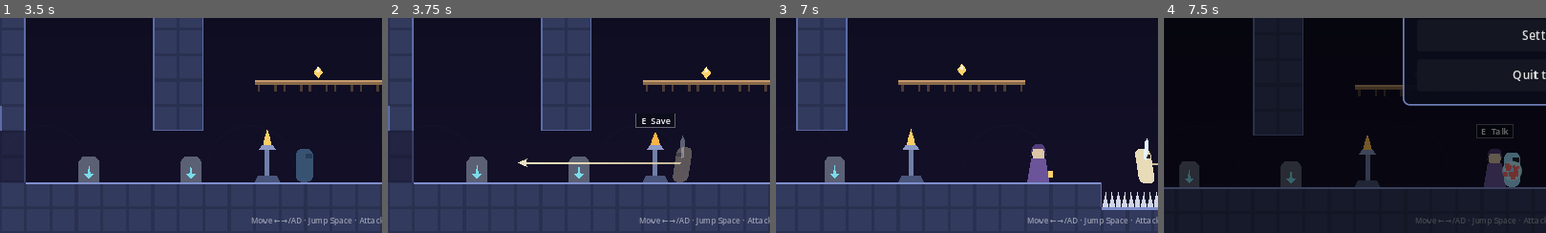
Above: before the commit, frames 1-4 (left to right).
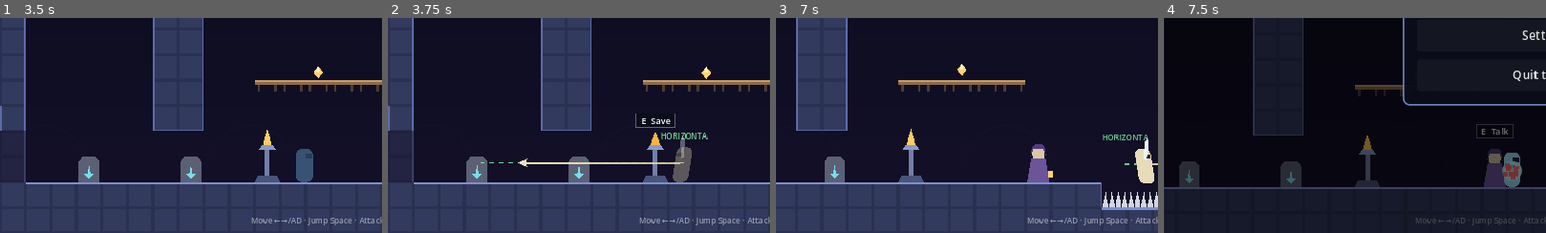
Above: after the commit, the same moments.

Repository: eifel08/2DGame
Game: Godot game, scene res://scenes/title.tscn
Same seed, same stepped clock (60 frames per second), same inputs: the game is played once before the commit and once after it.
Inputs (mouse positions are % of the whole screen's width and height, from its top left):
- Up to frame 1 (3.5 s): click "Play" at 0.5 s; click "New Game" at 1.25 s; tap Enter (ui_accept) at 2 s; move the mouse to (72, 45) at 2.02 s; hold Right (move_right) 2.03-2.75 s; tap J (attack) at 2.1 s; click (72, 45) at 2.17 s; tap Space (jump) at 2.27, 2.57 s; tap K (dash) at 2.3 s; drag from (30, 55) to (45, 70) at 2.77 s
- Up to frame 2 (3.75 s): move the mouse to (60, 28) at 3.52 s; hold Left (move_left) from 3.53 s (still down); tap H (grapple) at 3.6 s
- Up to frame 3 (7 s): tap L (heal) at 3.8 s; release Left (move_left) at 4.25 s; drag from (45, 70) to (20, 35) at 4.27 s; move the mouse to (80, 65) at 5.02 s; hold Right (move_right) 5.03-5.75 s; tap Space (jump) at 5.1, 5.27, 5.57 s; tap J (attack) at 5.3 s; tap F2 (debug_navigate) at 5.65 s; drag from (20, 35) to (35, 25) at 5.77 s; move the mouse to (55, 50) at 6.52 s; hold Right (move_right) from 6.53 s (still down); tap K (dash) at 6.6 s; click (55, 50) at 6.67 s; tap H (grapple) at 6.8 s
- Up to frame 4 (7.5 s): tap Escape (pause) at 7.15 s; release Right (move_right) at 7.25 s; drag from (35, 25) to (30, 55) at 7.27 s
The pictures show only the part of the screen within x 0-50%, y 50-100%; the shares and areas given below are measured in that part.

Frame 1 is identical in both runs. In frame 2, 0.3% of the frame differs, in the area x 24-84%, y 53-68%; in frame 3, 0.2%; in frame 4, nothing differs.

Commit message:
Grapple aim: turn on the throw frame, read Left/Right, aim debugging
- fire(): Left / Right held on the throw frame set `facing` at once,
  before the trajectory. Fixes the wall-slide case: sliding faces away
  from the wall, so holding toward it used to throw the wrong way.
- aim_vector(aim, facing, axis_x): the frame's horizontal input wins over
  facing. resolve_aim(axis_y, airborne) keeps the three cases; airborne
  is `not is_on_floor()`.
- Debugging: Config.debug.log_grapple_aim (debug overlay "Grapple Aim
  Log", on in debug builds) prints resolve_aim / aim_vector results on
  every throw and draws the resolved aim ray with its case and angle.
- Smoke test: input-override checks and a live wall-slide throw checked
  at the moment of firing (423 checks, all passing).

Co-Authored-By: Claude Opus 5.5 <noreply@anthropic.com>
Claude-Session: https://claude.ai/code/session_01WxHMLaEy2vpyxXa89tnHGC

Diff:
--- a/autoload/config.gd
+++ b/autoload/config.gd
@@ -127,6 +127,9 @@
 	var paused := false
 	var time_scale := 1.0
 	var overlay_open := false ## Set by the debug overlay while it is visible.
+	## Grapple aim debugging: prints resolve_aim / aim_vector on every throw
+	## and draws the resolved aim ray. On in debug builds (editor, tests).
+	var log_grapple_aim := OS.is_debug_build()
 
 
 var upgrades: Upgrades
--- a/combat/grapple_hook.gd
+++ b/combat/grapple_hook.gd
@@ -2,9 +2,12 @@
 extends Node2D
 ## Grappling hook. Owned and stepped by CombatManager (after the player moves).
 ##
-## Aiming (resolve_aim / aim_vector), read when the hook fires. Exactly
-## three cases; the direction always follows `facing` (Left / Right only
-## matter through normal movement, which turns the player):
+## Aiming (resolve_aim / aim_vector), read on the frame the hook fires.
+## Left / Right held on that frame turn the player AT ONCE (before the
+## trajectory is computed), so the hook always goes the held way, even when
+## normal movement would not have turned them yet (e.g. a wall slide, which
+## faces away from the wall). "Airborne" is `not is_on_floor()`. Exactly
+## three cases:
 ##
 ##   | Key                  | State              | Angle            | Action |
 ##   | UP                   | grounded / airborne| 90, straight up  | pull   |
@@ -77,6 +80,9 @@
 var cooldown := 0.0
 var buffer := 0.0
 var _anim_name := ""
+## Debug: the last throw's aim ray, drawn for DEBUG_AIM_TIME (see _draw).
+var _debug_aim := {}
+const DEBUG_AIM_TIME := 0.8
 
 
 func setup(p_combat: CombatManager) -> void:
@@ -119,22 +125,34 @@
 # ---------- Aiming ----------
 
 ## The three cases. `axis_y`: -1 Up held, 1 Down held, 0 neither.
-static func resolve_aim(axis_y: int, airborne: bool) -> Aim:
+## `verbose`: print the result (Config.debug.log_grapple_aim; fire() passes it).
+static func resolve_aim(axis_y: int, airborne: bool, verbose := false) -> Aim:
+	var aim := Aim.HORIZONTAL # 3. Everything else: straight ahead, pull.
 	if axis_y < 0:
-		return Aim.UP # 1. Up, grounded or airborne: straight up, pull.
-	if axis_y > 0 and airborne:
-		return Aim.SWING # 2. Down, airborne only: 45 degrees up, swing.
-	return Aim.HORIZONTAL # 3. Everything else: straight ahead, pull.
-
-
-static func aim_vector(aim: Aim, facing: int) -> Vector2:
+		aim = Aim.UP # 1. Up, grounded or airborne: straight up, pull.
+	elif axis_y > 0 and airborne:
+		aim = Aim.SWING # 2. Down, airborne only: 45 degrees up, swing.
+	if verbose:
+		print("[grapple] resolve_aim: axis_y=%d airborne=%s -> %s" % [axis_y, airborne, Aim.keys()[aim]])
+	return aim
+
+
+## The horizontal side is this frame's Left / Right input when one is held,
+## otherwise `facing`.
+static func aim_vector(aim: Aim, facing: int, axis_x := 0, verbose := false) -> Vector2:
+	var side := float(axis_x) if axis_x != 0 else float(facing)
+	var v: Vector2
 	match aim:
 		Aim.UP:
-			return Vector2.UP # 90 degrees.
+			v = Vector2.UP # 90 degrees.
 		Aim.SWING:
-			return Vector2(facing, -1.0).normalized() # 45 degrees up, facing side.
+			v = Vector2(side, -1.0).normalized() # 45 degrees up, toward the side.
 		_:
-			return Vector2(facing, 0.0) # 0 degrees, facing side.
+			v = Vector2(side, 0.0) # 0 degrees, toward the side.
+	if verbose:
+		print("[grapple] aim_vector: %s facing=%d axis_x=%d -> dir=(%.2f, %.2f) angle=%d deg (up = 90)"
+			% [Aim.keys()[aim], facing, axis_x, v.x, v.y, roundi(rad_to_deg(atan2(-v.y, absf(v.x))))])
+	return v
 
 
 # ---------- Per-step update ----------
@@ -164,12 +182,36 @@
 	_update_visual()
 	if _anim_name != "" and anim.has_animation(_anim_name):
 		anim.advance(delta) # Manual mode: hitstop freezes the hook too.
+	if not _debug_aim.is_empty():
+		_debug_aim.time -= delta
+		if _debug_aim.time <= 0.0:
+			_debug_aim = {}
+		queue_redraw()
+
+
+## Debug trail: the resolved aim of the last throw, as a ray over the full
+## range with its case and angle (Config.debug.log_grapple_aim).
+func _draw() -> void:
+	if _debug_aim.is_empty() or not Config.debug.log_grapple_aim:
+		return
+	var a := clampf(_debug_aim.time / DEBUG_AIM_TIME, 0.0, 1.0)
+	var from := to_local(_debug_aim.from)
+	var d: Vector2 = _debug_aim.dir
+	var col := {Aim.UP: Color("#7cf3ff"), Aim.SWING: Color("#ffb347"), Aim.HORIZONTAL: Color("#8dffb0")}[_debug_aim.aim] as Color
+	draw_dashed_line(from, from + d * Config.grapple.max_range, Color(col, a), 2.0, 6.0)
+	var label := "%s %d°" % [Aim.keys()[_debug_aim.aim], roundi(rad_to_deg(atan2(-d.y, absf(d.x))))]
+	draw_string(ThemeDB.fallback_font, from + Vector2(-30, -30), label, HORIZONTAL_ALIGNMENT_CENTER, 60, 10, Color(col, a))
 
 
 func fire(p: Player) -> void:
-	var aim := resolve_aim(p.input.axis_y(), not p.grounded)
-	dir = aim_vector(aim, p.facing)
+	var verbose: bool = Config.debug.log_grapple_aim
+	var ix := p.input.axis_x()
+	if ix != 0:
+		p.facing = ix # Turn on this very frame, before the trajectory.
+	var aim := resolve_aim(p.input.axis_y(), not p.is_on_floor(), verbose)
+	dir = aim_vector(aim, p.facing, ix, verbose)
 	swing_mode = aim == Aim.SWING
+	_debug_aim = {"from": rope_origin(p), "dir": dir, "aim": aim, "time": DEBUG_AIM_TIME}
 	tip = rope_origin(p)
 	travelled = 0.0
 	target_enemy = null
--- a/tests/smoke_test.gd
+++ b/tests/smoke_test.gd
@@ -2186,6 +2186,10 @@
 	_check("grapple case 3: no direction (or Left / Right) fires straight ahead, toward facing, grounded or airborne",
 		aim.call(0, 1) == Vector2.RIGHT and aim.call(0, -1) == Vector2.LEFT and aim.call(0, 1, false) == Vector2.RIGHT
 		and mode.call(0, true) == GrappleHook.Aim.HORIZONTAL and mode.call(0, false) == GrappleHook.Aim.HORIZONTAL)
+	_check("grapple: Left / Right held on the throw frame win over facing (straight that way)",
+		GrappleHook.aim_vector(GrappleHook.Aim.HORIZONTAL, 1, -1) == Vector2.LEFT and GrappleHook.aim_vector(GrappleHook.Aim.HORIZONTAL, -1, 1) == Vector2.RIGHT
+		and GrappleHook.aim_vector(GrappleHook.Aim.SWING, 1, -1).is_equal_approx(Vector2(-diag.x, diag.y))
+		and GrappleHook.aim_vector(GrappleHook.Aim.UP, 1, -1) == Vector2.UP)
 	_check("grapple case 1: Up fires straight up (pull), grounded or airborne",
 		aim.call(-1, 1) == Vector2.UP and aim.call(-1, -1, false) == Vector2.UP
 		and mode.call(-1, true) == GrappleHook.Aim.UP and mode.call(-1, false) == GrappleHook.Aim.UP)
@@ -2250,6 +2254,27 @@
 	await _frames(15)
 	_check("grapple: the hook comes back and cools down", hook.is_idle(), hook.phase)
 
+	# Wall slide: sliding faces AWAY from the wall, but holding toward it
+	# and throwing turns the player at once and fires into the wall.
+	await _reset()
+	p.global_position = Vector2(32 + Player.WIDTH / 2.0 + 1.0, 320)
+	p.velocity = Vector2.ZERO
+	Input.action_press(&"move_left")
+	await _frames(20)
+	var slid := [p.wall_sliding, p.facing]
+	var at_throw := []
+	var on_fire := func(_o: Vector2, d: Vector2) -> void: at_throw.append([d, p.facing])
+	Events.grapple_fired.connect(on_fire)
+	Input.action_press(&"grapple")
+	await _frames(2)
+	Input.action_release(&"grapple")
+	Input.action_release(&"move_left")
+	Events.grapple_fired.disconnect(on_fire)
+	_check("grapple: holding Left during a wall slide fires left (the player turns on the throw frame)",
+		slid == [true, 1] and at_throw.size() == 1 and at_throw[0] == [Vector2.LEFT, -1], [slid, at_throw])
+	await _frames(30)
+	game.combat.reset()
+
 	# No direction: straight out toward the facing side, onto the pillar.
 	await _reset()
 	p.global_position = Vector2(100, 420)
--- a/ui/debug_overlay.gd
+++ b/ui/debug_overlay.gd
@@ -17,6 +17,7 @@
 	["upgrades.god_mode", "God Mode"],
 	["debug.show_hitboxes", "Hitboxes & Stats"],
 	["debug.show_anim_labels", "Anim States"],
+	["debug.log_grapple_aim", "Grapple Aim Log"],
 	["debug.screen_shake", "Screen Shake"],
 	["debug.paused", "Pause"],
 	["combat.hazard_to_safe_ground", "Spikes → Safe Ground"],
Not shown, changed: README.md
